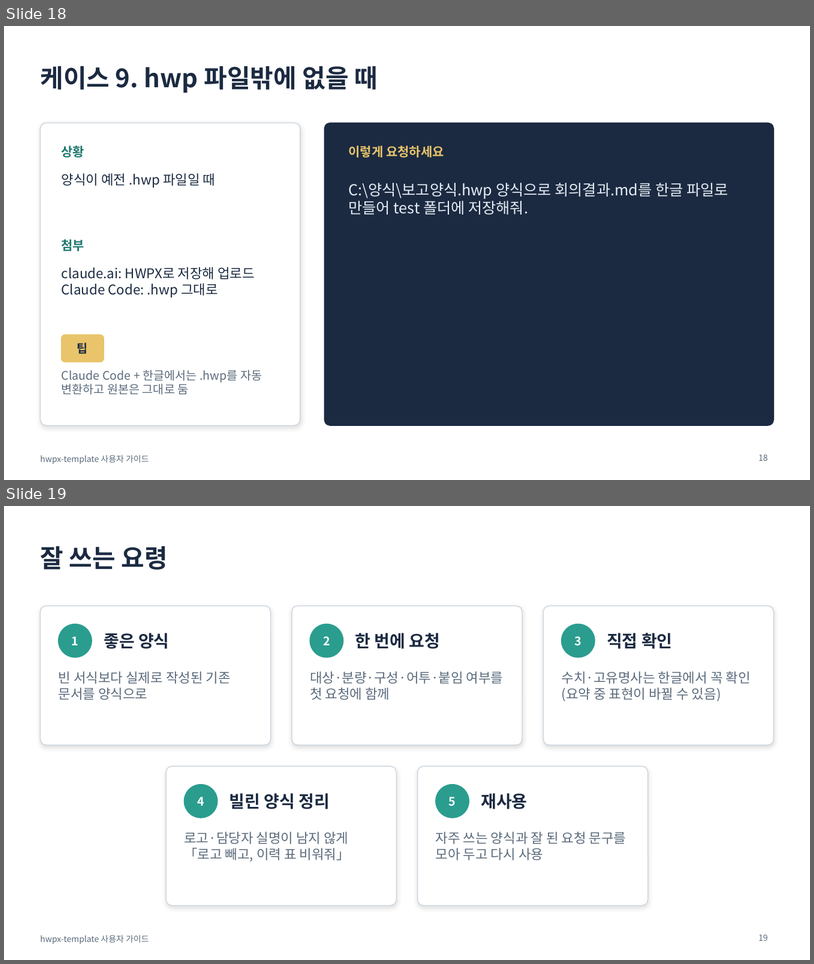
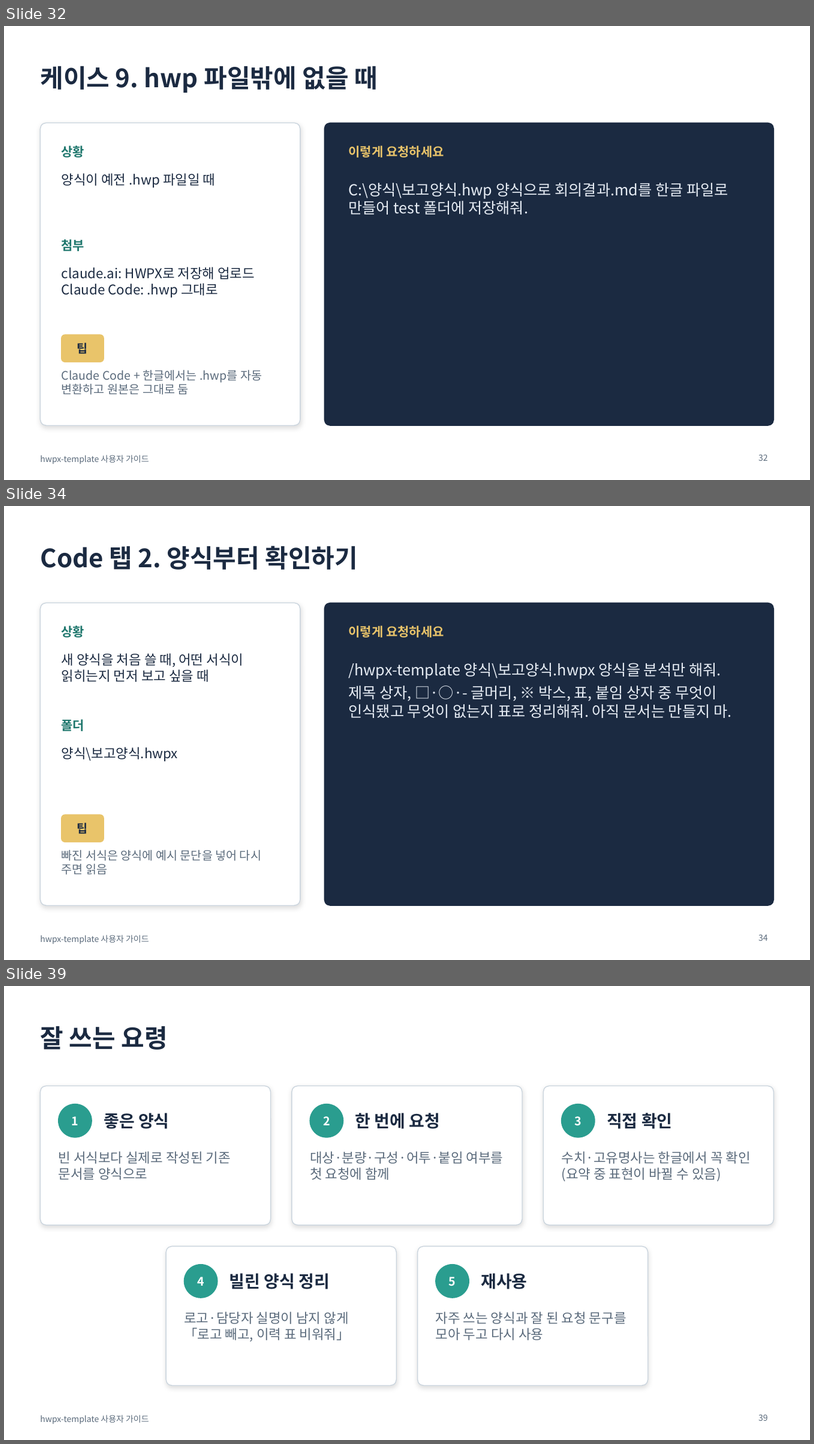
Before and after one commit to emilyJ7/hwpx-template-public, a slide deck: docs/사용자가이드.pptx. Shown one above the other, each under a label of ours: slides 18 and 19 before the commit, slides 32, 34 and 39 after it; the slides between them are not shown. The pictures are 814x964 and 814x1444 pixels, drawn with LibreOffice and Linux fonts; fonts in the diff are those of the drawing. Boxes give left, top, right and bottom in pixels: in the first picture for what was removed or moved away, otherwise in the second. Text is boxed around its words. In the diff, an @@ line names an element or a change of style, - is before the commit and + after.

```diff
--- a/docs/사용자가이드.pptx
+++ b/docs/사용자가이드.pptx
@@ slide 34 added at [4, 506, 810, 960], background #FFFFFF; not listed: 1 template element that a slide beside it also shows @@
@@ title added at [40, 546, 357, 570], 30 pt, text #1B2A41, bold @@
+Code 탭 2. 양식부터 확인하기
@@ rounded rectangle added at [40, 603, 300, 905], fill #FFFFFF, outline #CBD5DE 1 pt @@
@@ rounded rectangle added at [324, 603, 774, 905], fill #1B2A41, outline #1B2A41 1 pt @@
@@ text added at [62, 625, 85, 637], 15 pt, text #1F776D, bold @@
+상황
@@ text added at [349, 625, 444, 637], 15 pt, text #E9C46A, bold @@
+이렇게 요청하세요
@@ text added at [62, 653, 243, 682], 16 pt, text #1B2A41 @@
+새 양식을 처음 쓸 때, 어떤 서식이 읽히는지 먼저 보고 싶을 때
@@ text added at [349, 663, 732, 718], 18 pt, text #E6ECF4 @@
+/hwpx-template 양식\보고양식.hwpx 양식을 분석만 해줘.
+제목 상자, □·○·- 글머리, ※ 박스, 표, 붙임 상자 중 무엇이 인식됐고 무엇이 없는지 표로 정리해줘. 아직 문서는 만들지 마.
@@ text added at [62, 719, 85, 731], 15 pt, text #1F776D, bold @@
+폴더
@@ text added at [62, 747, 178, 761], 16 pt, text #1B2A41 @@
+양식\보고양식.hwpx
@@ rounded rectangle added at [62, 814, 104, 842], fill #E9C46A, outline #E9C46A 1 pt @@
@@ text added at [77, 822, 88, 834], 14 pt, text #1B2A41, bold @@
+팁
@@ text added at [62, 850, 261, 874], 14 pt, text #5B6B7C @@
+빠진 서식은 양식에 예시 문단을 넣어 다시 주면 읽음
@@ page number added at [759, 934, 768, 940], 10 pt, text #5B6B7C @@
+34
@@ what was slide 18 is now slide 32 @@
@@ page number at [759, 454, 768, 460]: text changed @@
-18
+32
@@ what was slide 19 is now slide 39 @@
@@ page number at [759, 1414, 768, 1420]: text changed @@
-19
+39
```
Also in this commit, not shown: 3 slides changed, 19 other slides added, 23 other files.
